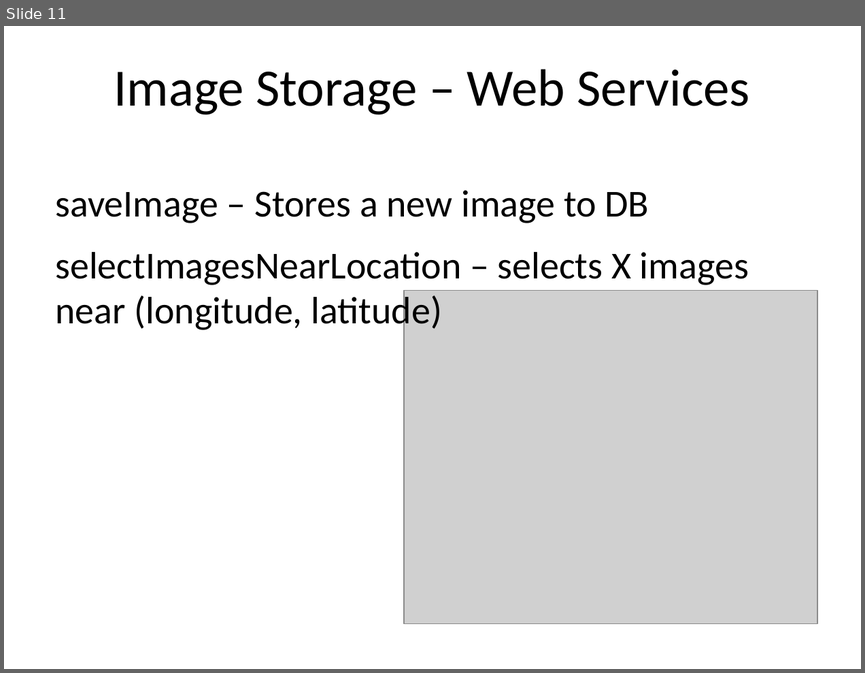
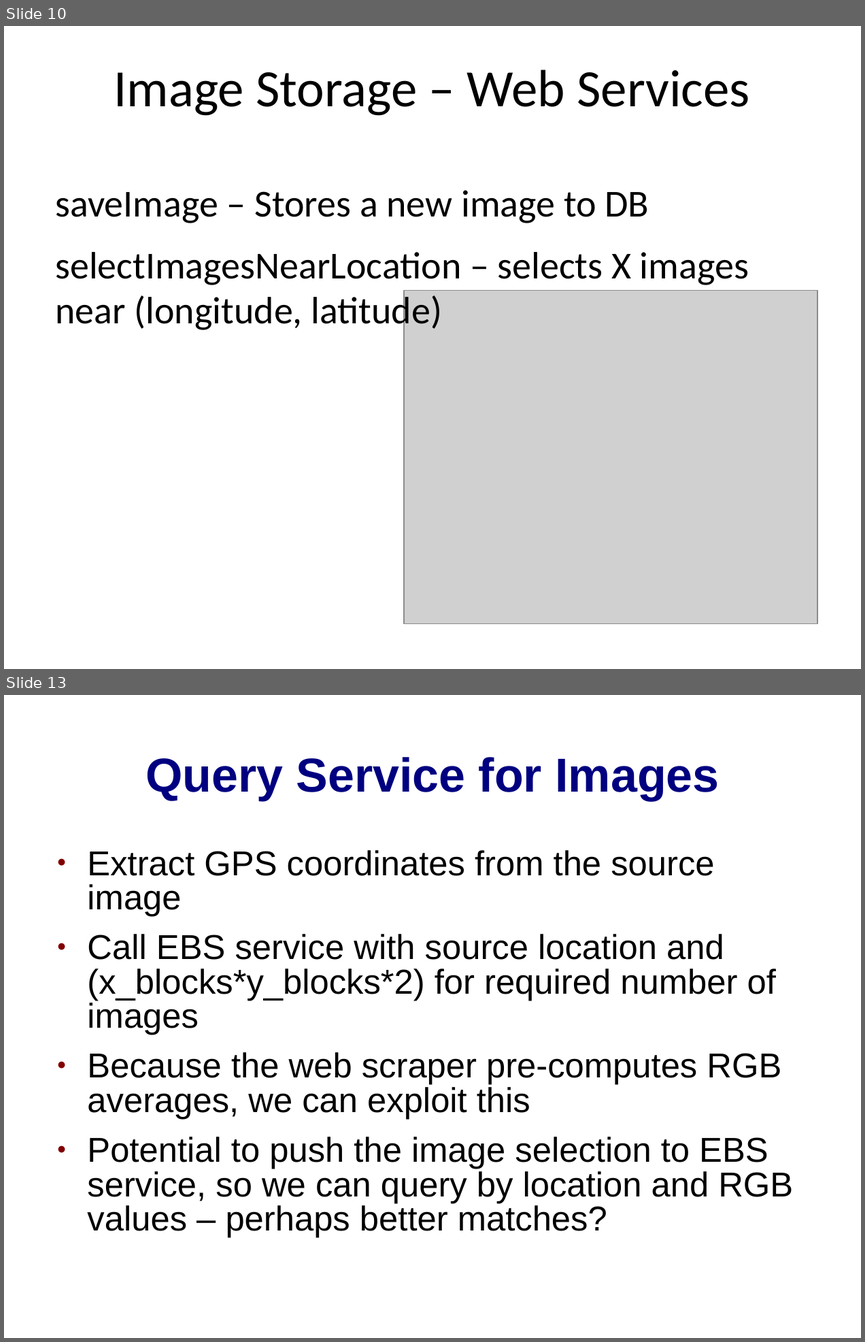
Before and after one commit to thatsnotright/distributed-imagemosaic, a slide deck: GeoMosaic.ppt. Shown one above the other, each under a label of ours: slide 11 before the commit, slides 10 and 13 after it; the slides between them are not shown. The pictures are 865x673 and 865x1342 pixels, drawn with LibreOffice and Linux fonts; fonts in the diff are those of the drawing; grey boxes stand for pictures; background and template pictures are left out. Boxes give left, top, right and bottom in pixels: in the first picture for what was removed or moved away, otherwise in the second. Text is boxed around its words. In the diff, an @@ line names an element or a change of style, - is before the commit and + after.

```diff
--- a/GeoMosaic.ppt
+++ b/GeoMosaic.ppt
@@ slide 13 added at (x1=4, y1=695, x2=861, y2=1338), background picture (left out) @@
@@ title added at (x1=145, y1=757, x2=719, y2=800), 40 pt, text #000080, bold @@
+Query Service for Images
@@ text added at (x1=87, y1=850, x2=793, y2=1238), 29 pt, text #000000 @@
+● Extract GPS coordinates from the source image
+● Call EBS service with source location and (x_blocks*y_blocks*2) for required number of images
+● Because the web scraper pre-computes RGB averages, we can exploit this
+● Potential to push the image selection to EBS service, so we can query by location and RGB values – perhaps better matches?
@@ what was slide 11 is now slide 10 @@
```
Also in this commit, not shown: 3 slides changed, 7 other slides added, 2 slides removed.
